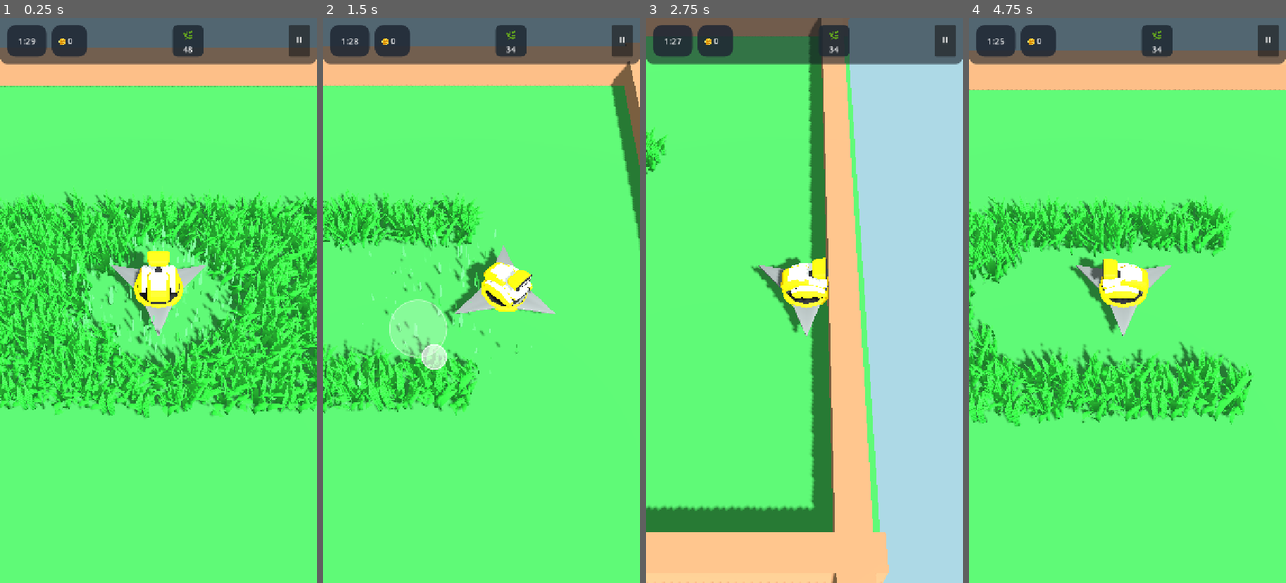
Above: before the commit, frames 1-4 (left to right).
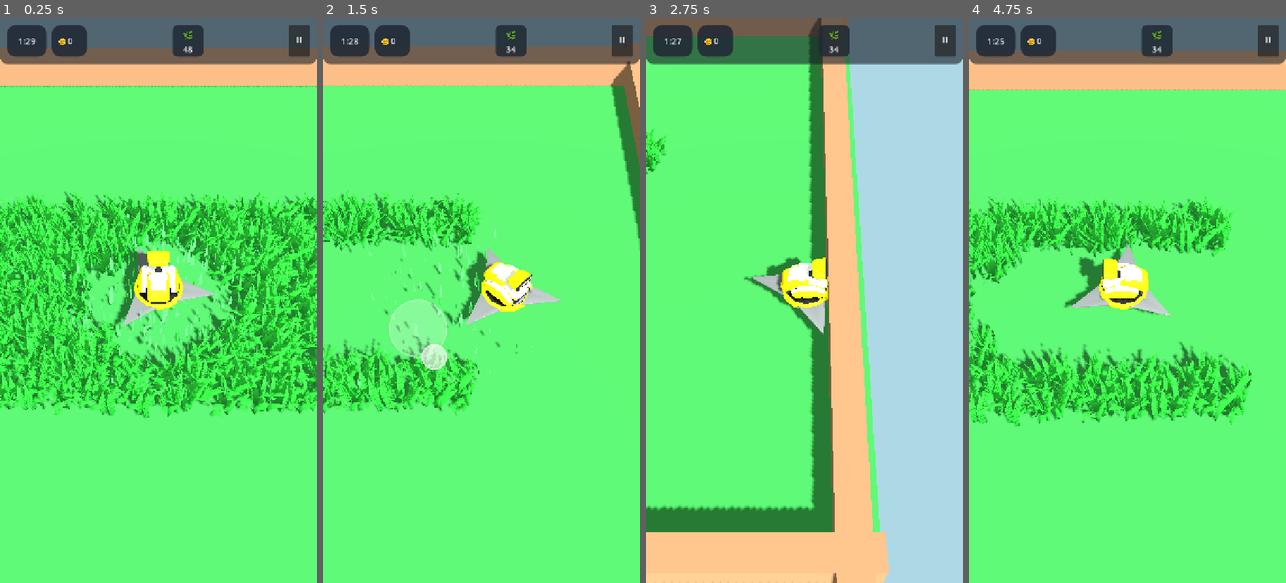
Above: after the commit, the same moments.

Repository: rogerbif/grass-cut-bot
Game: Godot game, scene res://scenes/main.tscn
Two runs of this game, one before a commit and one after it. Both use one fixed random seed, a clock stepped at 60 frames per second and the inputs below.
Inputs (mouse positions are in pixels of both pictures, inside the frame that each line leads up to):
- Up to frame 1 (0.25 s): no input
- Up to frame 2 (1.5 s): move the mouse to (551, 272) at 0.52 s; hold Right (ui_right) 0.53-1.25 s; click (551, 272) at 0.67 s; drag from (418, 328) to (465, 413) at 1.27 s
- Up to frame 3 (2.75 s): move the mouse to (836, 176) at 2.02 s; hold Right (ui_right) from 2.03 s (still down)
- Up to frame 4 (4.75 s): release Right (ui_right) at 2.75 s; drag from (1111, 413) to (1032, 215) at 2.77 s; move the mouse to (1222, 385) at 3.52 s; hold Left (ui_left) 3.53-4.25 s; drag from (1032, 215) to (1079, 159) at 4.27 s

The runs differ from the first frame. In frame 1, 1.2% of the frame differs, in the area x 34-68%, y 40-57%; in frame 2, 0.9%; in frame 3, 0.8%; in frame 4, 1.5%, in the area x 29-64%, y 40-57%.

Commit message:
feat(cutter): rotacao suave em marcha lenta (idle) quando o robo estiver parado [v0.4.10]

Diff:
--- a/project.godot
+++ b/project.godot
@@ -11,7 +11,7 @@
 [application]
 
 config/name="Grass Cut Bot"
-config/version="0.4.9"
+config/version="0.4.10"
 run/main_scene="res://scenes/main.tscn"
 config/features=PackedStringArray("4.7", "Mobile")
 config/icon="res://icon.svg"
--- a/scripts/cutter/cutter.gd
+++ b/scripts/cutter/cutter.gd
@@ -3,7 +3,8 @@
 @export var base_speed: float = 6.5
 @export var acceleration: float = 24.0
 @export var friction: float = 18.0
-@export var rotation_speed: float = 1200.0 # Graus por segundo de rotação da serra
+@export var rotation_speed: float = 1200.0 # Graus por segundo de rotação da serra em velocidade máxima (em movimento)
+@export var idle_rotation_speed: float = 90.0 # Graus por segundo de rotação suave da serra quando parado (marcha lenta)
 @export var knockback_force: float = 5.0
 
 @export_group("Procedural Motion")
@@ -35,6 +36,7 @@
 var input_direction: Vector2 = Vector2.ZERO
 var is_stunned: bool = false
 var stun_timer: float = 0.0
+var current_blade_speed: float = 90.0
 
 var current_pitch: float = 0.0
 var current_roll: float = 0.0
@@ -46,6 +48,7 @@
 var initial_wheel_y: float = 0.0
 
 func _ready() -> void:
+	current_blade_speed = idle_rotation_speed
 	if robot_body:
 		robot_body.rotation.y = PI
 		initial_body_y = robot_body.position.y
@@ -146,12 +149,18 @@
 	if GameManager != null and GameManager.current_state != GameManager.GameState.PLAYING:
 		velocity = Vector3.ZERO
 		input_direction = Vector2.ZERO
+		current_blade_speed = 0.0
 		_process_procedural_motion(delta, 1.0)
 		return
 
-	# Rotação contínua de alta velocidade da serra circular (eixo Y)
+	# Rotação da serra circular: rotação acelerada durante deslocamento e marcha lenta suave quando parado
+	var is_moving: bool = velocity.length_squared() > 0.01 or input_direction.length_squared() > 0.01
+	var target_blade_speed: float = rotation_speed if is_moving else idle_rotation_speed
+	var blade_accel: float = 12.0 if is_moving else 3.5
+	current_blade_speed = lerp(current_blade_speed, target_blade_speed, blade_accel * delta)
+
 	if blade_spinner:
-		blade_spinner.rotate_y(deg_to_rad(rotation_speed * delta))
+		blade_spinner.rotate_y(deg_to_rad(current_blade_speed * delta))
 
 	var target_speed: float = base_speed
 	if UpgradeManager != null:
Not shown, changed: docs/02_entidades_e_mecanicas/SISTEMA_DO_CORTADOR.md
Not shown, added: docs/historico_melhorias/027_rotacao_lenta_lamina_idle.md
Not shown, changed: docs/historico_melhorias/INDICE_MELHORIAS.md
